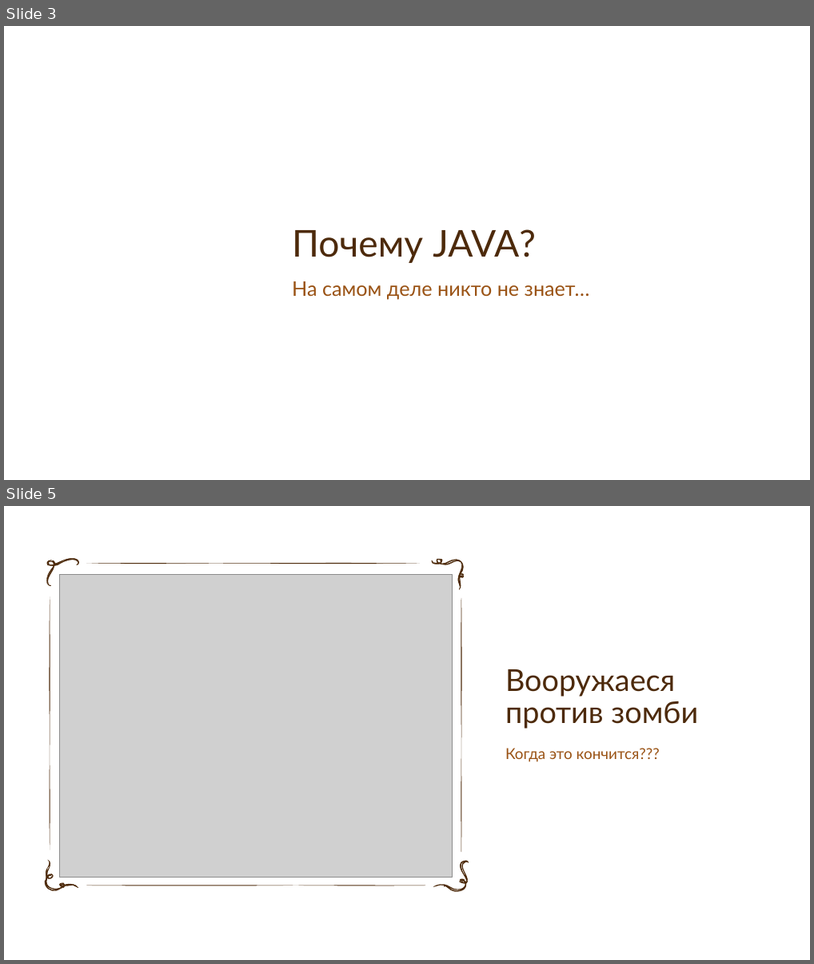
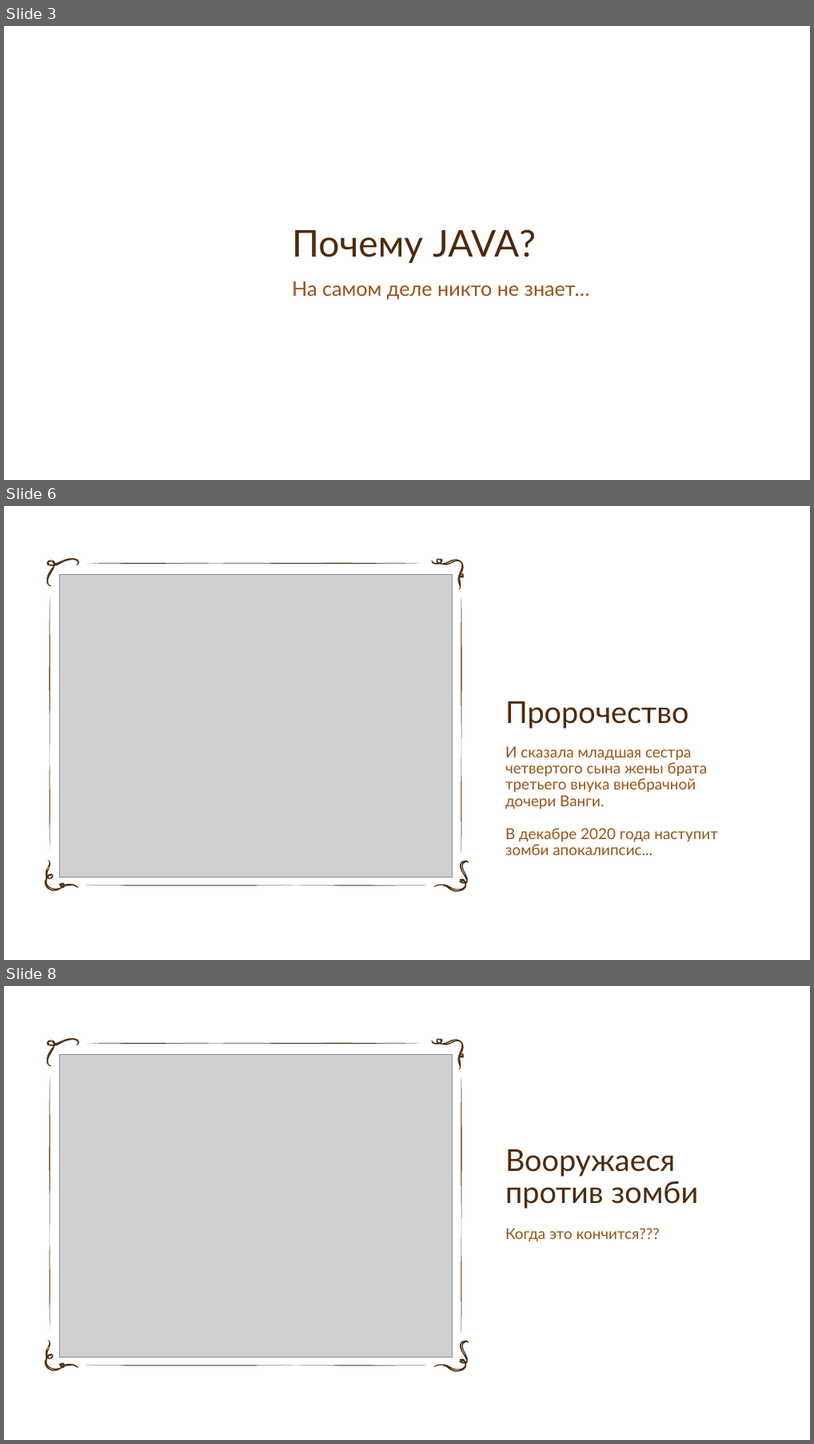
Before and after one commit to SpardaRus/zombieShot, a slide deck: doc/1 Hello World.pptx. Shown one above the other, each under a label of ours: slides 3 and 5 before the commit, slides 3, 6 and 8 after it; the slides between them are not shown. The pictures are 814x964 and 814x1444 pixels, drawn with LibreOffice and Linux fonts; fonts in the diff are those of the drawing; grey boxes stand for pictures; background and template pictures are left out. Boxes give left, top, right and bottom in pixels: in the first picture for what was removed or moved away, otherwise in the second. Text is boxed around its words. In the diff, an @@ line names an element or a change of style, - is before the commit and + after.

```diff
--- a/doc/1 Hello World.pptx
+++ b/doc/1 Hello World.pptx
@@ slide 6 added at [4, 506, 810, 960], background picture (left out); not listed: 12 template elements that a slide beside it also shows @@
@@ picture added at [59, 574, 452, 877] @@
@@ title added at [506, 701, 689, 728], 36 pt, text #4D2A0B @@
+Пророчество
@@ text added at [506, 746, 718, 855], 18 pt, text #9A5315 @@
+И сказала младшая сестра четвертого сына жены брата третьего внука внебрачной дочери Ванги.
+В декабре 2020 года наступит зомби апокалипсис...
@@ what was slide 5 is now slide 8 @@
```
Also in this commit, not shown: 3 slides changed, 4 other slides added.
